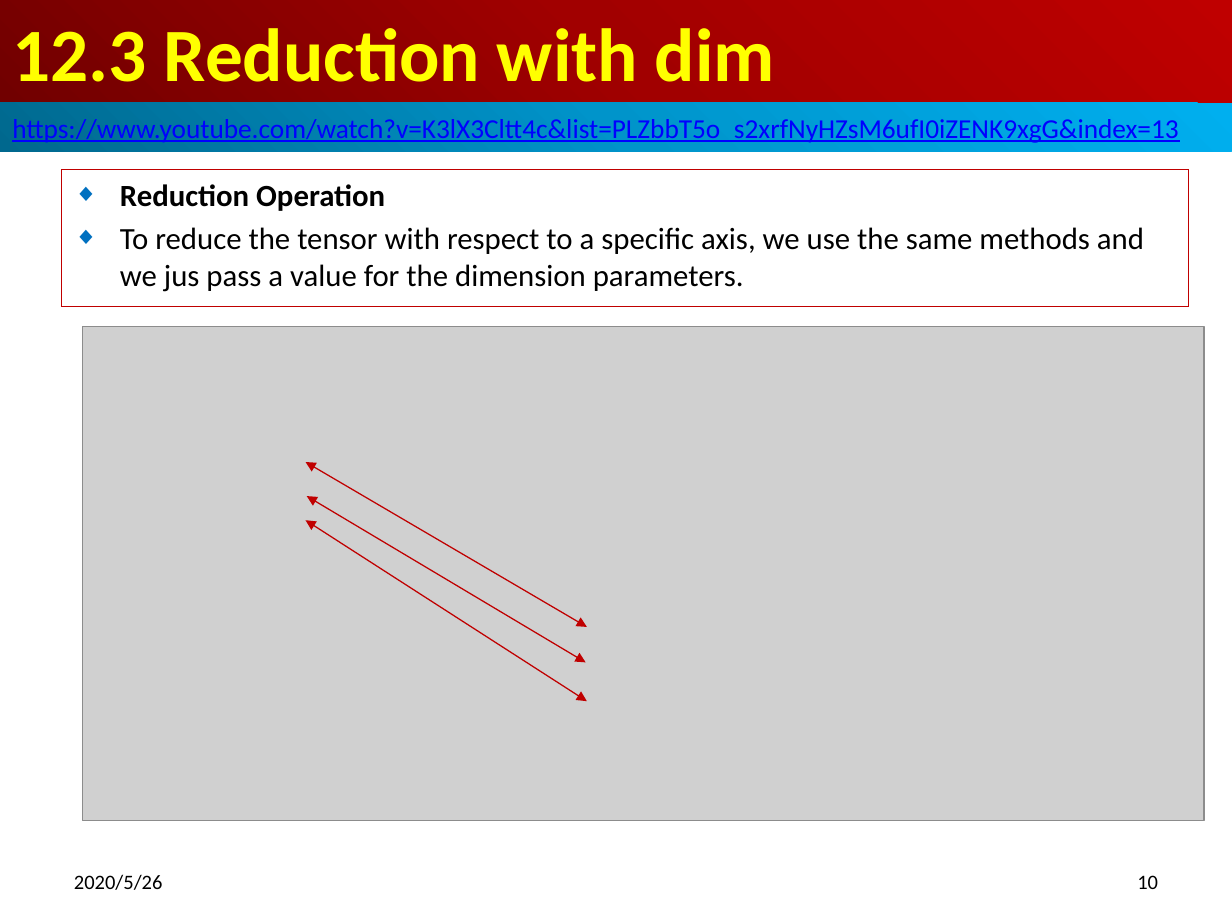
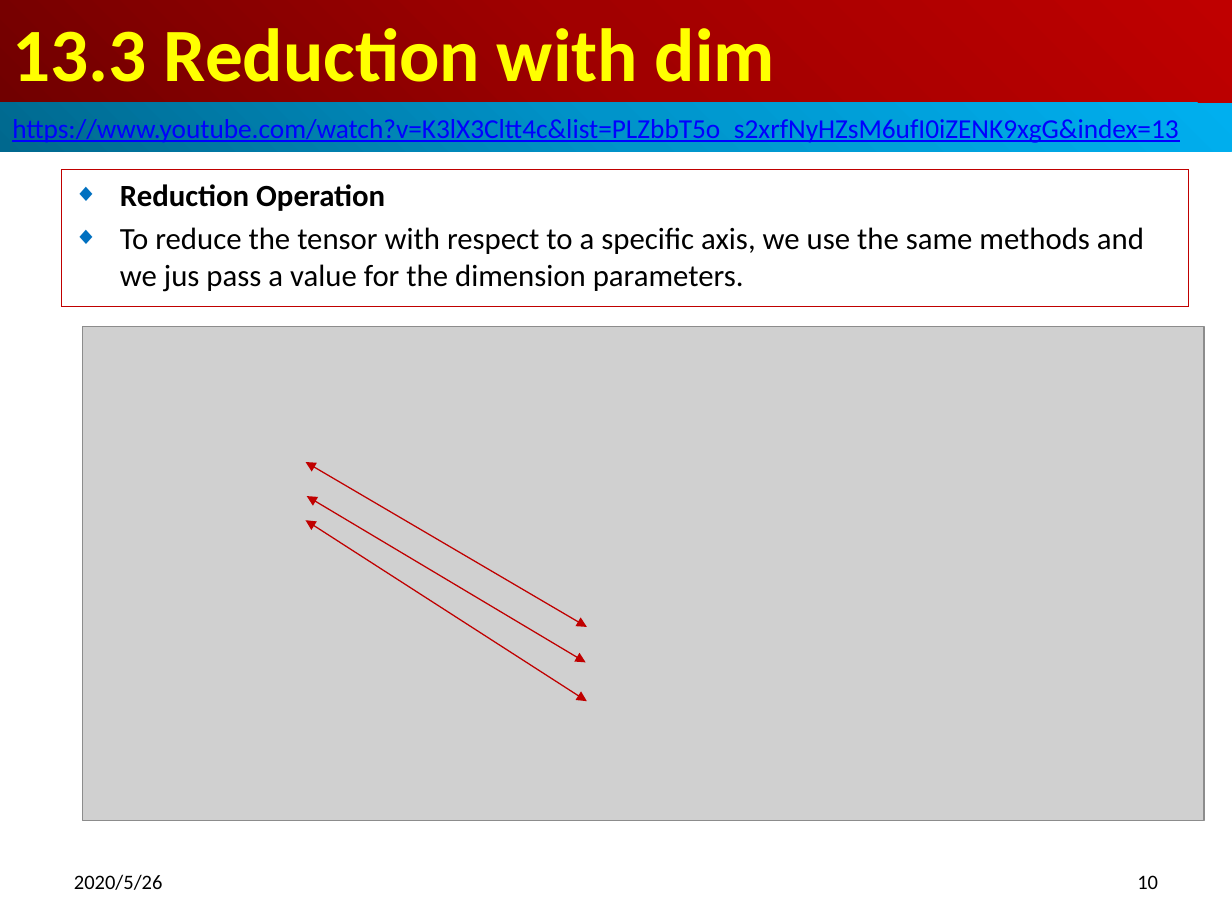
Before and after one commit to peterhchen/900_PyTorch, a slide deck: slide 10 of 13_ArgMaxReduction.pptx. Drawn at 1232x924 pixels with LibreOffice and Linux fonts; fonts in the diff are those of the drawing; grey boxes stand for pictures. Boxes give left, top, right and bottom in pixels: in the first picture for what was removed or moved away, otherwise in the second. Text is boxed around its words. In the diff, an @@ line names an element or a change of style, - is before the commit and + after.

```diff
--- a/13_ArgMaxReduction.pptx
+++ b/13_ArgMaxReduction.pptx
@@ title at (12, 28, 775, 82): text changed @@
-12.3 Reduction with dim
+13.3 Reduction with dim
```
Also in this commit, not shown: 15 other slides changed.
